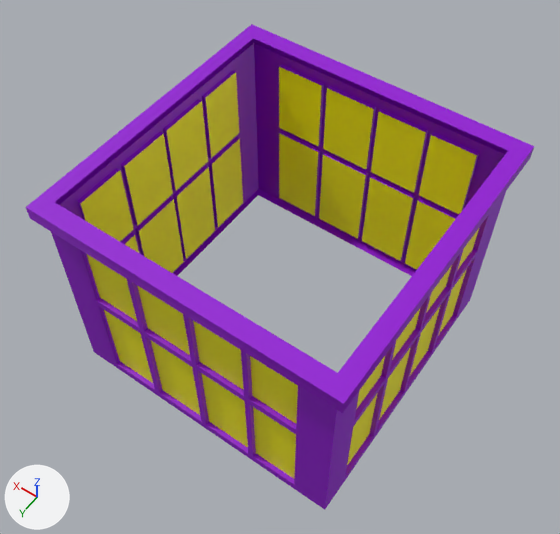
The FBX model Assets/Meshes/Building_Small_Peice_002.fbx, before and after one commit.
Both versions are drawn from a camera (50 mm lens) standing at (-46.8, 47.1, 454.2) and looking at (0.4, -18.9, 350.5). The axes (+X, +Y, +Z) are drawn at lower left. The lights are the same throughout. Where no turn or scale is listed for an object, it has been applied to the vertices.

Before the edit, the objects in view are built like this:
```python
me_mesh = bpy.data.meshes.new('Mesh')
me_mesh.from_pydata(...)  # 356 vertices, 356 faces; spans x -27.2..27.2, y -27.2..27.2, z 0.0..40.0
# faces by material slot: [324, 32]
me_mesh.materials.append(mat_mainbuilding)  # purple #9300d5
me_mesh.materials.append(mat_windows)  # yellow #fff700
ob_building_small_piece_002 = bpy.data.objects.new('Building_Small_Piece_002', me_mesh)
ob_building_small_piece_002.location = (-0.1, -20.5, 331.3)
```
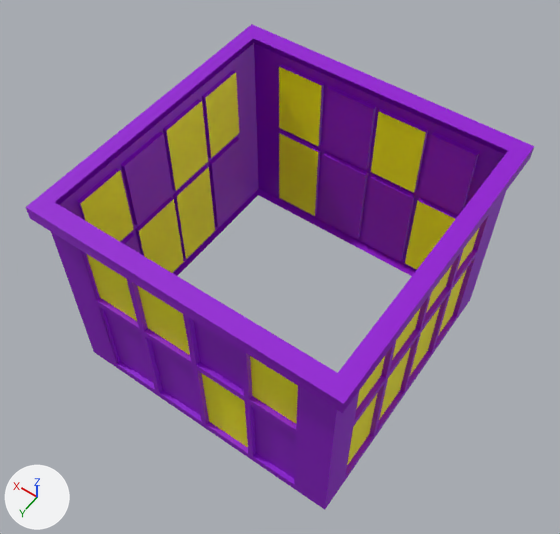
What differs and where, as boxes (x1, y1, x2, y2) in the pictures (560 x 534 px):
part 1 of me_mesh, recoloured (yellow to purple): (104, 133, 296, 479) in both
part 2 of me_mesh, recoloured (yellow to purple): (319, 88, 477, 261) in both
part 3 of me_mesh, recoloured (yellow to purple): (212, 139, 243, 227) in both

Edits to the bpy script that builds the scene:
```text
Change me_mesh:
    where me_mesh.from_pydata(...)  # 356 vertices, 356 faces; spans x -27.2..27.2, y -27.2..27.2, z 0.0..40.0
    used by ob_building_small_piece_002; location = (-0.1, -20.5, 331.3)
    me_mesh part 1: 6 of the faces centred in x -15.4..24.8, y 5.2..24.8, z 10.8..28.5 switch from mat_windows (yellow #fff700) to mat_mainbuilding (purple #9300d5)
    me_mesh part 2: 4 of the faces centred in x -15.4..4.5, y -24.8, z 10.8..28.5 switch from mat_windows (yellow #fff700) to mat_mainbuilding (purple #9300d5)
    me_mesh part 3: 1 of the faces centred in x 24.8, y -14.8, z 10.8 switch from mat_windows (yellow #fff700) to mat_mainbuilding (purple #9300d5)
```
